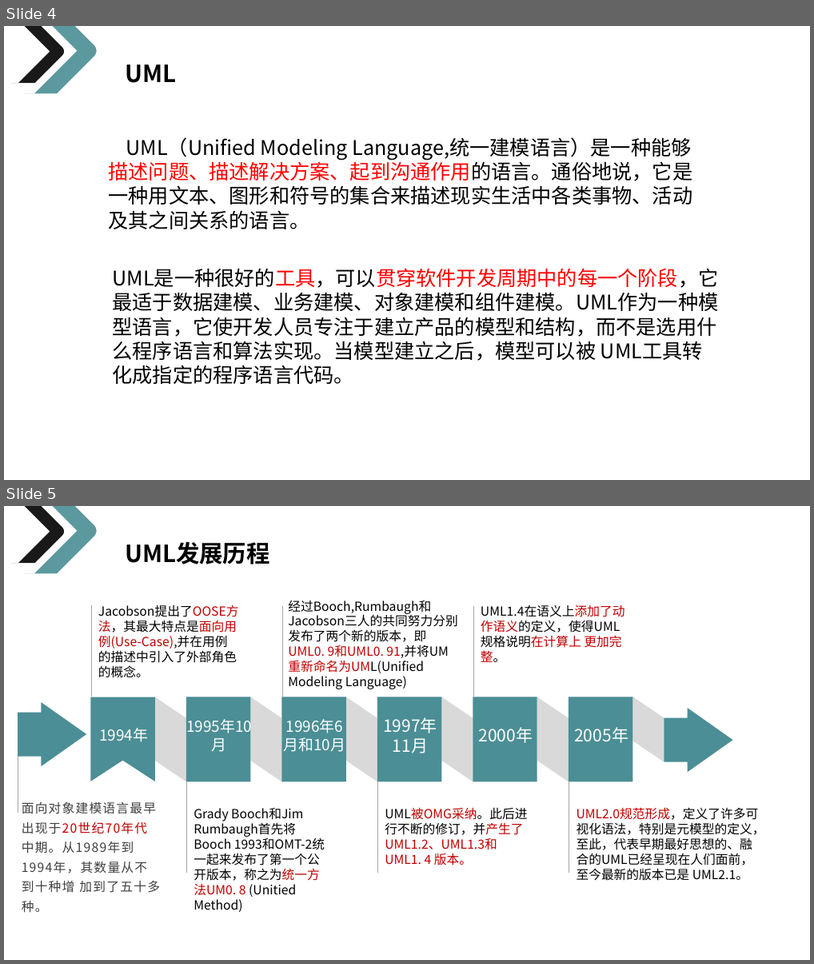
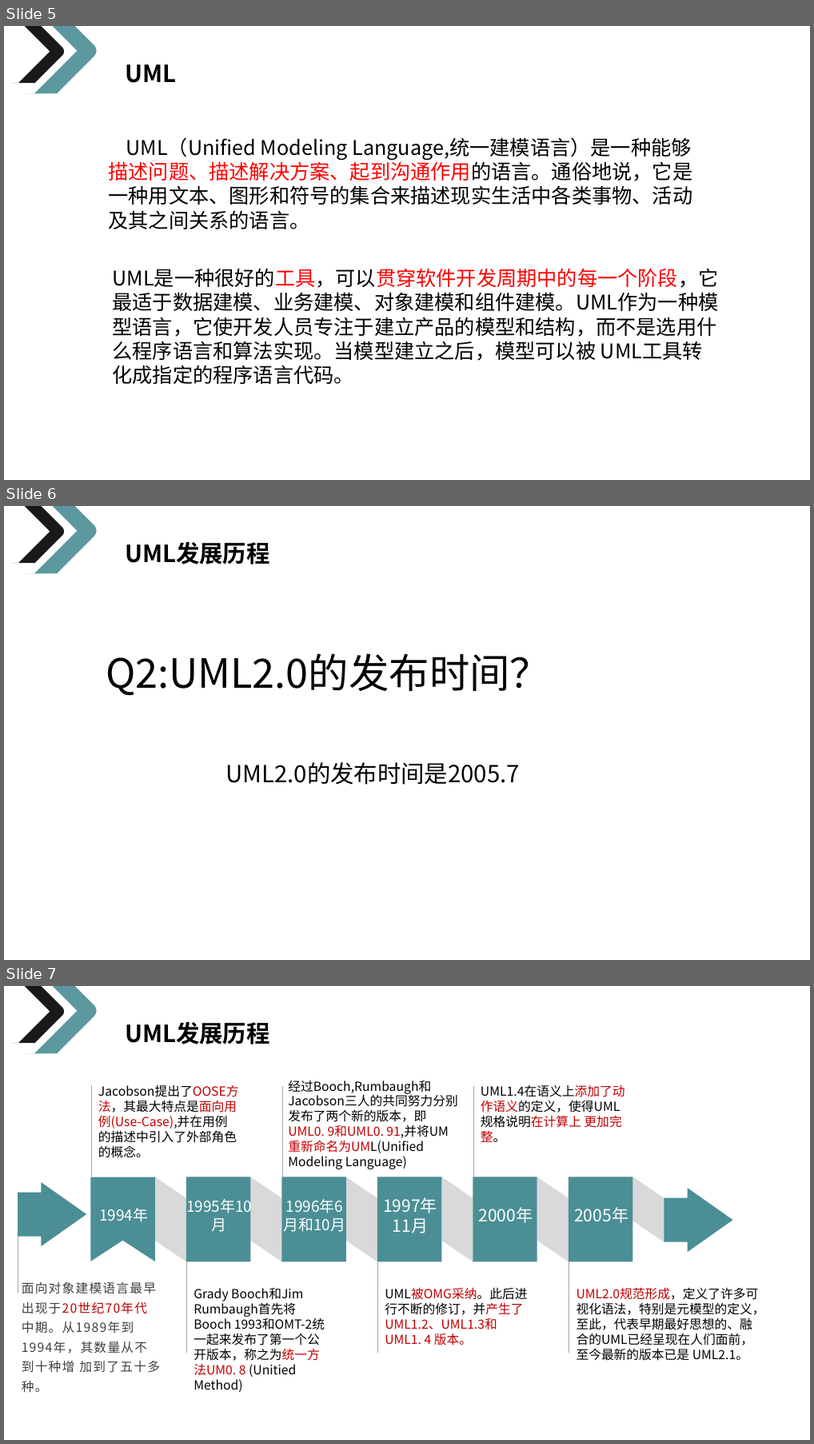
Before and after one commit to on6nx/requirement, a slide deck: uml1/G07翻转课堂1.pptx. Shown one above the other, each under a label of ours: slides 4 and 5 before the commit, slides 5, 6 and 7 after it. The pictures are 814x964 and 814x1444 pixels, drawn with LibreOffice and Linux fonts; fonts in the diff are those of the drawing. Boxes give left, top, right and bottom in pixels: in the first picture for what was removed or moved away, otherwise in the second. Text is boxed around its words. In the diff, an @@ line names an element or a change of style, - is before the commit and + after.

```diff
--- a/uml1/G07翻转课堂1.pptx
+++ b/uml1/G07翻转课堂1.pptx
@@ slide 6 added at bbox=[4, 506, 810, 960], background #FFFFFF @@
@@ freeform shape added at bbox=[4, 506, 66, 575], fill #000000 at 90% opacity @@
@@ freeform shape added at bbox=[5, 506, 100, 590], fill #4B8E95 at 90% opacity @@
@@ text added at bbox=[125, 542, 270, 564], 28 pt, text #000000, bold @@
+UML发展历程
@@ text added at bbox=[106, 653, 550, 696], 48 pt, text #000000 @@
+Q2:UML2.0的发布时间？
@@ text added at bbox=[226, 762, 520, 784], 28 pt, text #000000 @@
+UML2.0的发布时间是2005.7
@@ what was slide 4 is now slide 5 @@
@@ what was slide 5 is now slide 7 @@
```
Also in this commit, not shown: 4 slides changed, 2 other slides added, 1 other file.
